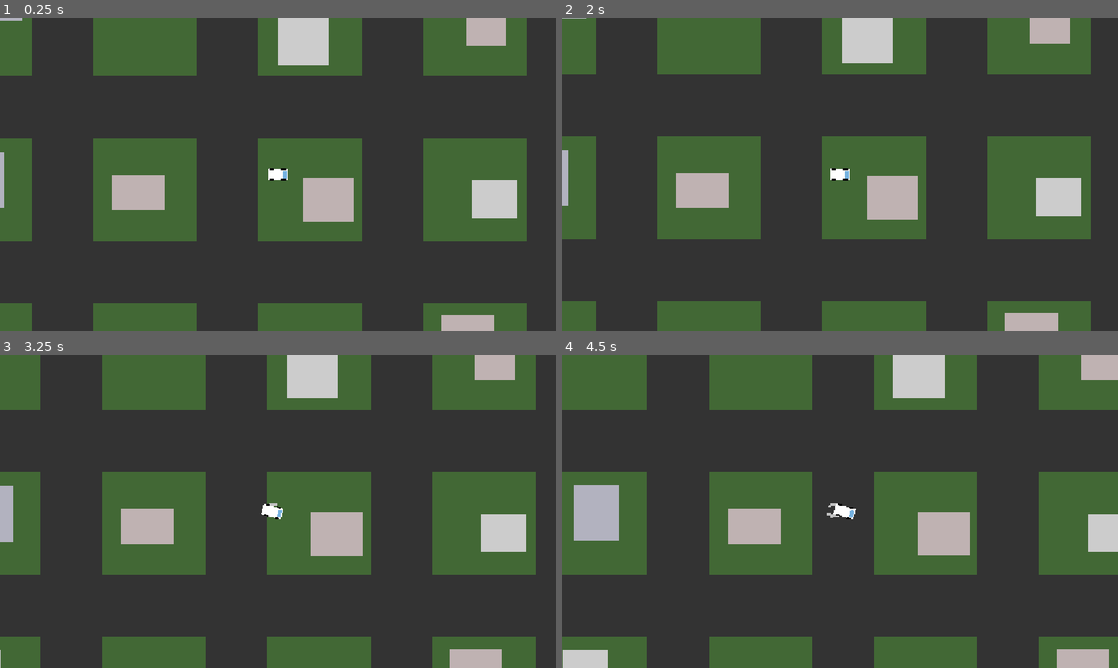
Above: before the commit, frames 1-4 (two rows, left to right).
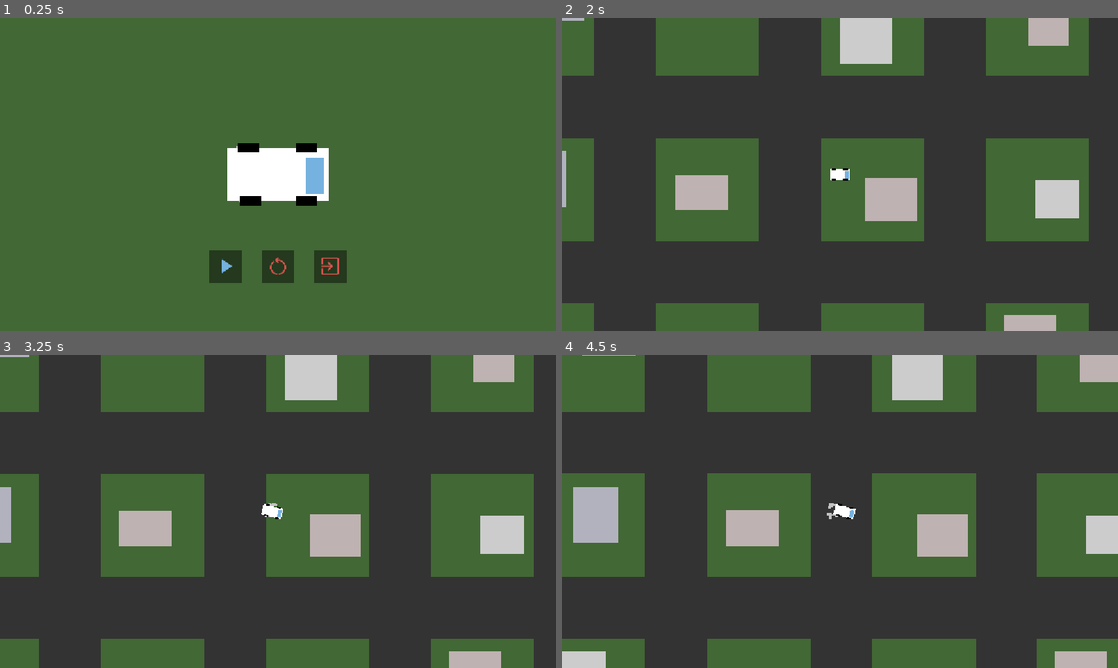
Above: after the commit, the same moments.

Repository: Bolb2019/Nexus
Game: Godot game, scene res://Menu/menu.tscn
The game is run twice, just before and just after one commit, with the same random seed, the same clock (stepped at 60 frames per second) and the same inputs. Before the commit the project starts from res://Main/Main.tscn.
Inputs (mouse positions are in pixels of both pictures, inside the frame that each line leads up to):
- Up to frame 1 (0.25 s): no input
- Up to frame 2 (2 s): click (840, 265) at 0.52 s; click (789, 265) at 1.27 s
- Up to frame 3 (3.25 s): tap Enter at 2 s; move the mouse to (400, 495) at 2.02 s; hold D (Turn_Right) 2.03-2.78 s; tap Alt at 2.1 s; click (400, 495) at 2.17 s; move the mouse to (166, 527) at 2.77 s; hold S (Backward) from 2.78 s (still down); tap Shift at 2.85 s
- Up to frame 4 (4.5 s): move the mouse to (895, 442) at 3.52 s; release S (Backward) at 3.53 s; hold D (Turn_Right) 3.53-4.28 s; tap Alt at 3.6 s; move the mouse to (812, 574) at 4.27 s; hold W (Forward) from 4.28 s (still down); tap Shift at 4.35 s; click (812, 574) at 4.42 s

The runs differ from the first frame. In frame 1, 69% of the frame differs, in the area x 0-100%, y 0-100%; in frame 2, 3.6%; in frame 3, 3.7%; in frame 4, 3.8%.

Commit message:
feat: add main menu

Diff:
--- /dev/null
+++ b/nexus/Menu/menu.gd
@@ -0,0 +1,16 @@
+extends Control
+
+
+# Called when the node enters the scene tree for the first time.
+func _ready() -> void:
+	%Player/Camera2D.position_smoothing_enabled = false
+
+# Called every frame. 'delta' is the elapsed time since the previous frame.
+func _process(delta: float) -> void:
+	pass
+
+func _on_play_button_pressed() -> void:
+	get_tree().change_scene_to_file("res://Main/Main.tscn")
+
+func _on_quit_button_pressed() -> void:
+	get_tree().quit()
--- /dev/null
+++ b/nexus/Menu/menu.tscn
@@ -0,0 +1,86 @@
+[gd_scene format=3 uid="uid://dayske6p1vnwn"]
+
+[ext_resource type="Script" uid="uid://cvejcxoalh1wa" path="res://Menu/menu.gd" id="1_ihied"]
+[ext_resource type="PackedScene" uid="uid://cs2esnkvg0kjt" path="res://Player/Player.tscn" id="1_rwxi6"]
+[ext_resource type="Texture2D" uid="uid://drrvrs5lcynlw" path="res://assets/play.png" id="3_ofseh"]
+[ext_resource type="Texture2D" uid="uid://ctkuex3rpo48q" path="res://assets/reset.png" id="4_w6voe"]
+[ext_resource type="Texture2D" uid="uid://deppqeflxgyx" path="res://assets/exit.png" id="5_eafcm"]
+
+[sub_resource type="StyleBoxFlat" id="StyleBoxFlat_ofseh"]
+content_margin_left = 10.0
+content_margin_top = 10.0
+content_margin_right = 10.0
+content_margin_bottom = 10.0
+bg_color = Color(0, 0, 0, 0.19607843)
+
+[sub_resource type="StyleBoxFlat" id="StyleBoxFlat_tf6kh"]
+content_margin_left = 10.0
+content_margin_top = 10.0
+content_margin_right = 10.0
+content_margin_bottom = 10.0
+bg_color = Color(0, 0, 0, 0.4509804)
+
+[sub_resource type="StyleBoxFlat" id="StyleBoxFlat_w6voe"]
+content_margin_left = 10.0
+content_margin_top = 10.0
+content_margin_right = 10.0
+content_margin_bottom = 10.0
+bg_color = Color(0, 0, 0, 0.5686275)
+
+[sub_resource type="Theme" id="Theme_mf1wf"]
+Button/styles/hover = SubResource("StyleBoxFlat_ofseh")
+Button/styles/normal = SubResource("StyleBoxFlat_tf6kh")
+Button/styles/pressed = SubResource("StyleBoxFlat_w6voe")
+
+[node name="Menu" type="Control" unique_id=230180289]
+layout_mode = 3
+anchors_preset = 15
+anchor_right = 1.0
+anchor_bottom = 1.0
+grow_horizontal = 2
+grow_vertical = 2
+script = ExtResource("1_ihied")
+
+[node name="Control" type="Control" parent="." unique_id=938437402]
+layout_mode = 1
+anchors_preset = 8
+anchor_left = 0.5
+anchor_top = 0.5
+anchor_right = 0.5
+anchor_bottom = 0.5
+grow_horizontal = 2
+grow_vertical = 2
+
+[node name="Player" parent="Control" unique_id=1748143763 instance=ExtResource("1_rwxi6")]
+unique_name_in_owner = true
+scale = Vector2(5, 5)
+
+[node name="CanvasLayer" type="CanvasLayer" parent="." unique_id=1248630742]
+
+[node name="HBoxContainer" type="HBoxContainer" parent="CanvasLayer" unique_id=80086912]
+anchors_preset = -1
+anchor_top = 1.0
+anchor_right = 1.0
+anchor_bottom = 1.0
+offset_top = -168.0
+offset_bottom = -100.0
+grow_horizontal = 2
+grow_vertical = 0
+theme = SubResource("Theme_mf1wf")
+theme_override_constants/separation = 40
+alignment = 1
+
+[node name="PlayButton" type="Button" parent="CanvasLayer/HBoxContainer" unique_id=705341106]
+layout_mode = 2
+icon = ExtResource("3_ofseh")
+
+[node name="ResetButton" type="Button" parent="CanvasLayer/HBoxContainer" unique_id=1607444051]
+layout_mode = 2
+icon = ExtResource("4_w6voe")
+
+[node name="QuitButton" type="Button" parent="CanvasLayer/HBoxContainer" unique_id=1948331762]
+layout_mode = 2
+icon = ExtResource("5_eafcm")
+
+[connection signal="pressed" from="CanvasLayer/HBoxContainer/PlayButton" to="." method="_on_play_button_pressed"]
+[connection signal="pressed" from="CanvasLayer/HBoxContainer/QuitButton" to="." method="_on_quit_button_pressed"]
--- a/nexus/project.godot
+++ b/nexus/project.godot
@@ -11,13 +11,14 @@
 [application]
 
 config/name="Nexus"
-run/main_scene="uid://c5nq0x0kidi5v"
+run/main_scene="uid://dayske6p1vnwn"
 config/features=PackedStringArray("4.6", "Forward Plus")
 config/icon="res://icon.svg"
 
 [display]
 
 window/stretch/mode="canvas_items"
+window/stretch/aspect="expand"
 
 [dotnet]
 
Not shown, added: nexus/Menu/menu.gd.uid
Binary file added: nexus/assets/exit.png
Not shown, added: nexus/assets/exit.png.import
Binary file added: nexus/assets/play.png
Not shown, added: nexus/assets/play.png.import
Binary file added: nexus/assets/reset.png
Not shown, added: nexus/assets/reset.png.import
